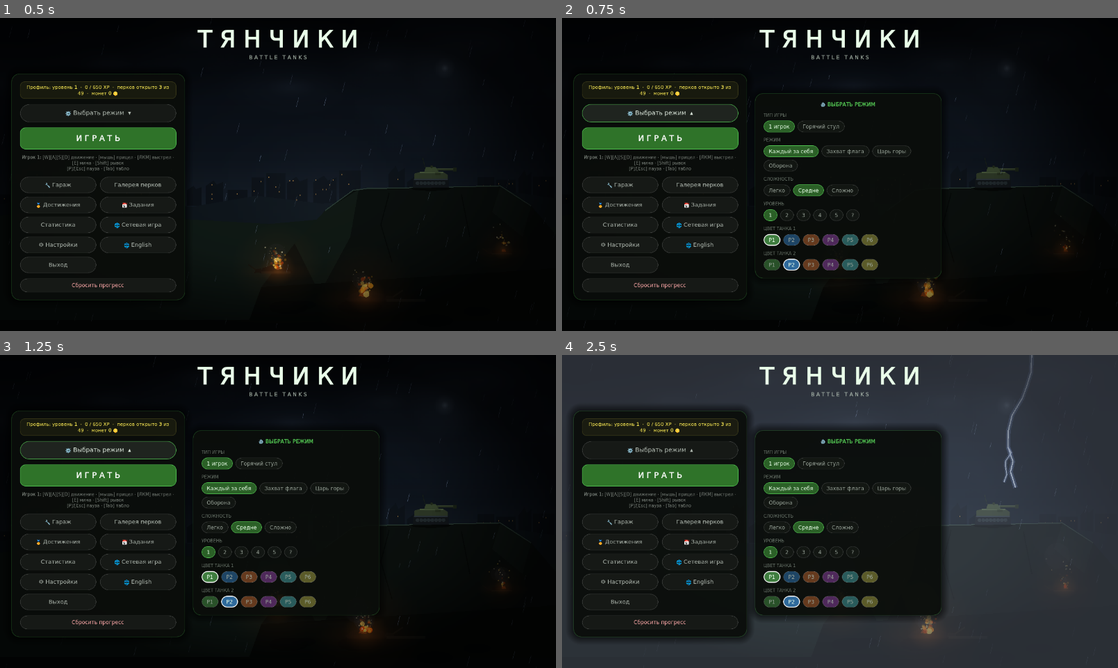
Above: before the commit, frames 1-4 (two rows, left to right).
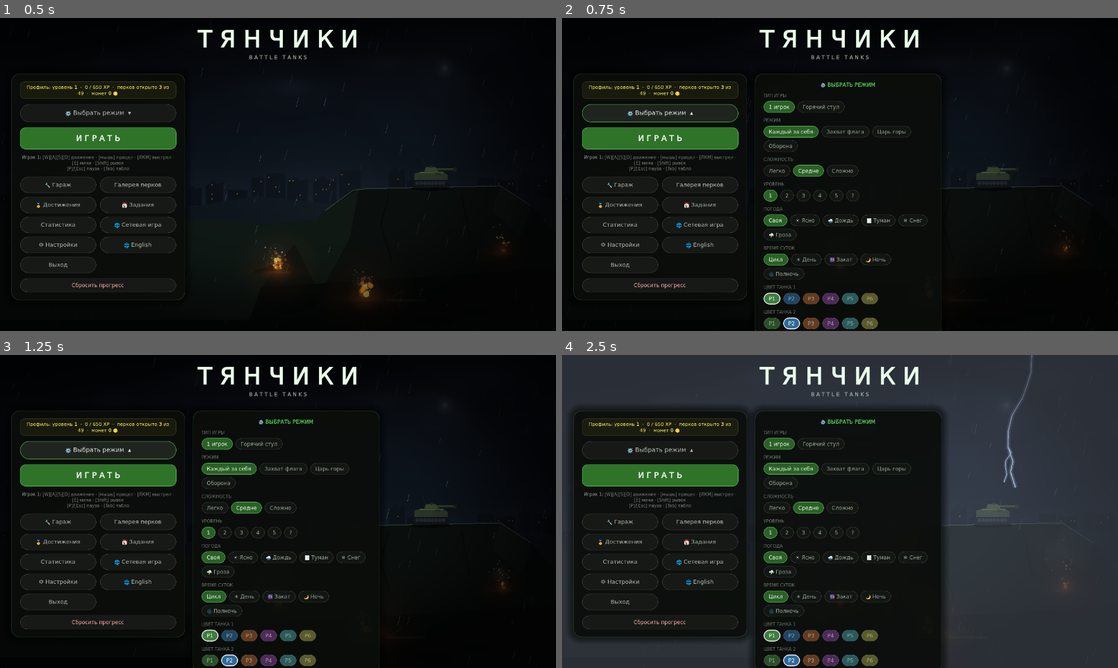
Above: after the commit, the same moments.

Repository: DenselUnreal5/Tanchiki-v2
Game: Godot game, scene res://scenes/main.tscn
Two runs of this game, one before a commit and one after it. Both use one fixed random seed, a clock stepped at 60 frames per second and the inputs below.
Inputs (mouse positions are in pixels of both pictures, inside the frame that each line leads up to):
- Up to frame 1 (0.5 s): no input
- Up to frame 2 (0.75 s): click "⚙️ Выбрать режим ▾" at 0.5 s
- Up to frame 3 (1.25 s): no input
- Up to frame 4 (2.5 s): click "1" at 1.25 s; click (773, 558) at 2 s, where only the run after the commit has a clickable "Своя"

Frame 1 is identical in both runs. In frame 2, 5.5% of the frame differs, in the area x 34-69%, y 17-100%; in frame 3, 5.5%; in frame 4, 12%, in the area x 34-69%, y 16-100%.

Commit message:
feat: snow, selectable weather and time, weather-driven bot vision
Погода была: цикл дня и ночи, четыре условия и молнии. Проблема была не
в наборе, а в том, что до ночи почти невозможно дожить — партия длится
две-четыре минуты, а цикл стартует днём и идёт десять. И ни одно условие
не влияло на правила: погода была картинкой поверх боя.

* Снег — пятое условие: хлопья с боковым сносом, выбеленная земля
  и скользкий грунт.
* Выбор погоды и времени суток в меню боя. Выбранное закрепляется:
  условие не меняется, цикл дня стоит — иначе выбранная ночь через две
  минуты превращалась бы в рассвет.
* Густой туман плотнее: пятен четырнадцать вместо девяти.

Связь с правилами — два числа на условие. Зрение ботов: ясно 473 px,
дождь 402, гроза 284, снег 355, туман 199. Время суток умножается
сверху: в полночь 307 px. Сцепление уходит в тот же множитель хода,
что и покрытие: по снегу 0.80, по дождю 0.94. Активные «Шипы» это
отменяют.

Три ошибки вскрылись по ходу:

* «Полночь» была светлее «ночи» — фаза 0.88 уже ползёт к рассвету,
  самая тёмная точка цикла ровно 0.75.
* Метки времени не совпадали с кривой света: самая тёмная точка
  называлась «вечер», и снимок с выбранной ночью подписывался «закат».
* Снежный покров полноэкранным слоем уводил сцену в бурый —
  цветокоррекция подхватывала осветление и грела его. Подкрашивается
  сама земля, а не кадр, и лишних вызовов рисования не появляется.

Новый тест tests/weather_check.tscn ставит каждое условие принудительно
и сверяет зрение ботов и сцепление. Дымовой тест: проблем 0.

Co-Authored-By: Claude Opus 5 <noreply@anthropic.com>

Diff:
--- a/godot/scripts/bot.gd
+++ b/godot/scripts/bot.gd
@@ -731,7 +731,8 @@
 		return false
 	var dx: float = t.x - tank.x
 	var dy: float = t.y - tank.y
-	return dx * dx + dy * dy <= Cfg.BOT_SIGHT * Cfg.BOT_SIGHT
+	var sight := sight_range(world)
+	return dx * dx + dy * dy <= sight * sight
 
 ## Оценка угроз: приоритет тем, кто ближе, слабее по HP и несёт наш флаг.
 ##
@@ -742,8 +743,17 @@
 ## На выбор это не влияет — оценка и так падает с расстоянием.
 const THREAT_CANDIDATES := 6
 
+## Дальность зрения бота с учётом погоды. Ночью и в тумане бот видит
+## меньше — ровно настолько же, насколько меньше видит игрок. Без этого
+## погода была бы только картинкой поверх боя.
+static func sight_range(world) -> float:
+	if world == null or world.weather == null:
+		return Cfg.BOT_SIGHT
+	return Cfg.BOT_SIGHT * world.weather.vision_scale
+
 static func find_best_threat(tank: Tank, world):
-	var sight2 := Cfg.BOT_SIGHT * Cfg.BOT_SIGHT
+	var sight := sight_range(world)
+	var sight2 := sight * sight
 	# Ближайшие кандидаты: простая вставка в короткий массив.
 	var near: Array = []
 	for other in world.tanks:
@@ -775,7 +785,7 @@
 		if not world.map.has_line_of_sight(tank.x, tank.y, other.x, other.y):
 			continue
 		var d := sqrt(float(entry[0]))
-		var score := (Cfg.BOT_SIGHT - d) / Cfg.BOT_SIGHT      # ближе — важнее
+		var score := (sight - d) / sight                      # ближе — важнее
 		score += (1.0 - other.hp / other.max_hp) * 0.6        # добить раненого
 		if other.carrying_flag and other.team != tank.team:
 			score += 1.5                                      # остановить флагоносца
--- a/godot/scripts/config.gd
+++ b/godot/scripts/config.gd
@@ -52,6 +52,9 @@
 static var road_line := Color("#c8c07a")
 static var road_crack := Color("#232427")
 static var road_edge := Color("#5c5d63")
+## Цвет, к которому уходит земля в снегопад. Холодный и неяркий: белый
+## в лоб выбивает всю сцену в пересвет.
+static var snow_ground := Color("#9aa4b0")
 static var bridge := Color("#6a5c46")
 static var bridge_dark := Color("#4a3f2f")
 static var bridge_rail := Color("#a8977a")
--- a/godot/scripts/game.gd
+++ b/godot/scripts/game.gd
@@ -232,6 +232,8 @@
 		s["mode"] = String(net_opts.get("mode", s["mode"]))
 		s["difficulty"] = String(net_opts.get("difficulty", s["difficulty"]))
 		s["level"] = int(net_opts.get("level", s["level"]))
+		s["weather"] = String(net_opts.get("weather", "auto"))
+		s["daytime"] = String(net_opts.get("daytime", "auto"))
 
 	# players — только местные игроки: по ним делится экран. Сетевые
 	# соперники живут в remote_players и в мир попадают наравне, но своего
@@ -276,6 +278,8 @@
 		"players": players + remote_players,
 		"player_level": Prof.global_level,
 		"puppet": is_client,
+		"weather": String(s.get("weather", "auto")),
+		"daytime": String(s.get("daytime", "auto")),
 	})
 	if is_client:
 		# Состав приходит от хоста: свои танки клиент не порождает.
@@ -287,6 +291,8 @@
 		Net.host_start_match({
 			"mode": String(s["mode"]), "difficulty": String(s["difficulty"]),
 			"level": int(s["level"]),
+			"weather": String(s.get("weather", "auto")),
+			"daytime": String(s.get("daytime", "auto")),
 		}, int(level["seed"]), world.roster())
 	_bind_world_events(world)
 
--- a/godot/scripts/i18n.gd
+++ b/godot/scripts/i18n.gd
@@ -95,6 +95,20 @@
 	"perk.title": "LEVEL UP",
 	"perk.level": "level",
 	"perk.active.badge": "ACTIVE - [{key}]",
+	"time.midnight": "midnight",
+	"menu.weather": "Weather",
+	"menu.daytime": "Time of day",
+	"wx.auto": "Auto",
+	"wx.clear": "Clear",
+	"wx.rain": "Rain",
+	"wx.fog": "Fog",
+	"wx.snow": "Snow",
+	"wx.storm": "Storm",
+	"tod.auto": "Cycle",
+	"tod.day": "Day",
+	"tod.dusk": "Dusk",
+	"tod.night": "Night",
+	"tod.midnight": "Midnight",
 	"cos.camo": "Camo",
 	"hud.ability.active": "{icon} {name} - running",
 	"hud.ability.ready": "{icon} {name} - [{key}] ready",
--- a/godot/scripts/tank.gd
+++ b/godot/scripts/tank.gd
@@ -400,6 +400,12 @@
 		surface_speed = lerpf(surface_speed, 1.0, clampf(float(mods["softGrip"]), 0.0, 1.0))
 	elif surface_speed > 1.0:
 		surface_speed *= float(mods["roadSpeedMult"])
+
+	# Погода поверх покрытия: по снегу танк разгоняется и держит дорогу
+	# заметно хуже, по мокрому асфальту — чуть хуже. «Шипы» это отменяют,
+	# на то они и шипы.
+	if world.weather != null and not ability_active("grip"):
+		surface_speed *= world.weather.traction
 
 	var spd := sqrt(vx * vx + vy * vy)
 	if spd < 0.45:
--- a/godot/scripts/ui/ui_root.gd
+++ b/godot/scripts/ui/ui_root.gd
@@ -24,6 +24,8 @@
 var settings := {
 	"game_type": "single", "mode": "ffa", "difficulty": "medium",
 	"level": 1, "color1": "p1", "color2": "p2",
+	# "auto" — погода и время суток идут своим чередом, как раньше.
+	"weather": "auto", "daytime": "auto",
 }
 
 var menu_scene: MenuScene
@@ -365,6 +367,21 @@
 	]))
 	_menu_settings.add_child(_make_group(I18n.t("menu.level", {}, "Уровень"), "level", [
 		[1, "1"], [2, "2"], [3, "3"], [4, "4"], [5, "5"], [-1, "?"],
+	]))
+	_menu_settings.add_child(_make_group(I18n.t("menu.weather", {}, "Погода"), "weather", [
+		["auto", I18n.t("wx.auto", {}, "Своя")],
+		["clear", I18n.t("wx.clear", {}, "☀ Ясно")],
+		["rain", I18n.t("wx.rain", {}, "🌧 Дождь")],
+		["fog", I18n.t("wx.fog", {}, "🌫 Туман")],
+		["snow", I18n.t("wx.snow", {}, "❄ Снег")],
+		["storm", I18n.t("wx.storm", {}, "⛈ Гроза")],
+	]))
+	_menu_settings.add_child(_make_group(I18n.t("menu.daytime", {}, "Время суток"), "daytime", [
+		["auto", I18n.t("tod.auto", {}, "Цикл")],
+		["day", I18n.t("tod.day", {}, "☀ День")],
+		["dusk", I18n.t("tod.dusk", {}, "🌆 Закат")],
+		["night", I18n.t("tod.night", {}, "🌙 Ночь")],
+		["midnight", I18n.t("tod.midnight", {}, "🌑 Полночь")],
 	]))
 	_menu_settings.add_child(_make_color_group(I18n.t("menu.color1", {}, "Цвет танка 1"), "color1"))
 	_menu_settings.add_child(_make_color_group(I18n.t("menu.color2", {}, "Цвет танка 2"), "color2"))
--- a/godot/scripts/weather.gd
+++ b/godot/scripts/weather.gd
@@ -16,18 +16,30 @@
 ## Доля цикла, соответствующая определённому времени суток.
 const DAY_PHASES := {"dawn": 0.0, "day": 0.25, "dusk": 0.5, "night": 0.75}
 ## Уровень освещения в момент каждой фазы (0 — темно, 1 — ярко).
-const DAY_LIGHT := {"dawn": 0.35, "day": 1.0, "dusk": 0.4, "night": 0.18}
+const DAY_LIGHT := {"dawn": 0.35, "day": 1.0, "dusk": 0.4, "night": 0.14}
 
 ## Минимальная и максимальная длительность погодного условия, тиков.
 const WEATHER_MIN := 20 * 60
 const WEATHER_MAX := 50 * 60
 
-## rain/fog — целевая интенсивность (0..1), lightning — шанс вспышки за тик.
+## rain/fog/snow — целевая интенсивность (0..1), lightning — шанс вспышки
+## за тик. Ещё два поля — то, ради чего погода вообще влияет на игру:
+##   vision   — множитель дальности зрения ботов;
+##   traction — множитель сцепления с грунтом (снег скользит).
 const TYPES := {
-	"clear": {"id": "clear", "rain": 0.0, "fog": 0.0, "lightning": 0.0, "weight": 3},
-	"rain": {"id": "rain", "rain": 1.0, "fog": 0.15, "lightning": 0.0, "weight": 2},
-	"fog": {"id": "fog", "rain": 0.0, "fog": 0.9, "lightning": 0.0, "weight": 2},
-	"storm": {"id": "storm", "rain": 1.0, "fog": 0.4, "lightning": 0.02, "weight": 1},
+	"clear": {"id": "clear", "rain": 0.0, "fog": 0.0, "snow": 0.0,
+		"lightning": 0.0, "vision": 1.0, "traction": 1.0, "weight": 3},
+	"rain": {"id": "rain", "rain": 1.0, "fog": 0.15, "snow": 0.0,
+		"lightning": 0.0, "vision": 0.85, "traction": 0.94, "weight": 2},
+	# Густой туман: видно на треть дальности, зато и вас не видят.
+	"fog": {"id": "fog", "rain": 0.0, "fog": 1.0, "snow": 0.0,
+		"lightning": 0.0, "vision": 0.42, "traction": 1.0, "weight": 2},
+	"storm": {"id": "storm", "rain": 1.0, "fog": 0.45, "snow": 0.0,
+		"lightning": 0.02, "vision": 0.60, "traction": 0.92, "weight": 1},
+	# Снег: заносит обзор и, главное, скользит — по нему танк разгоняется
+	# и тормозит заметно хуже.
+	"snow": {"id": "snow", "rain": 0.0, "fog": 0.30, "snow": 1.0,
+		"lightning": 0.0, "vision": 0.75, "traction": 0.80, "weight": 2},
 }
 
 ## Скорость плавного перехода к целевой интенсивности за тик.
@@ -38,13 +50,31 @@
 var condition := "clear"
 var rain := 0.0
 var fog := 0.0
+var snow := 0.0
 var timer := 0
 var flash := 0.0
+## Погода закреплена игроком: смена условий не идёт.
+var locked := false
+## Время суток закреплено: цикл дня стоит. Иначе выбранная «ночь» через
+## две минуты превращалась бы в рассвет, а игрок просил именно ночь.
+var time_locked := false
 
-func _init(seed_value: int) -> void:
+## @param opts condition — закрепить условие, phase — закрепить время суток
+func _init(seed_value: int, opts: Dictionary = {}) -> void:
 	rng = Rng.new((seed_value ^ 0x9e3779b9) & 0xFFFFFFFF)
 	cycle_ticks = int(round(DAY_START_PHASE * DAY_CYCLE))
 	timer = _duration()
+
+	var forced := String(opts.get("condition", ""))
+	if TYPES.has(forced):
+		locked = true
+		condition = forced
+		rain = float(TYPES[forced]["rain"])
+		fog = float(TYPES[forced]["fog"])
+		snow = float(TYPES[forced]["snow"])
+	if opts.has("phase"):
+		time_locked = true
+		cycle_ticks = int(round(clampf(float(opts["phase"]), 0.0, 0.999) * DAY_CYCLE))
 
 ## Текущая фаза дня в долях цикла 0..1.
 var phase: float:
@@ -64,32 +94,41 @@
 		return DAY_LIGHT["night"]
 
 ## Короткое название времени суток для HUD.
+##
+## Границы подогнаны под кривую освещения: самая тёмная точка цикла — 0.75,
+## и раньше она называлась «вечер», а «ночью» звался уже подъём к рассвету.
+## Снимок с выбранной ночью подписывался «закат» — это и вскрылось.
 var time_name: String:
 	get:
-		var p := phase
-		if p < 0.125 or p >= 0.875:
-			return "ночь"
-		if p < 0.25:
-			return "рассвет"
-		if p < 0.5:
-			return "день"
-		if p < 0.75:
-			return "закат"
-		return "вечер"
+		match time_key:
+			"dawn":
+				return "рассвет"
+			"day":
+				return "день"
+			"dusk":
+				return "закат"
+			"midnight":
+				return "полночь"
+			_:
+				return "ночь"
 
 ## Ключ времени суток для перевода.
 var time_key: String:
 	get:
 		var p := phase
-		if p < 0.125 or p >= 0.875:
+		if p < 0.125:
 			return "night"
 		if p < 0.25:
 			return "dawn"
 		if p < 0.5:
 			return "day"
-		if p < 0.75:
+		if p < 0.68:
 			return "dusk"
-		return "evening"
+		if p < 0.73:
+			return "night"
+		if p < 0.80:
+			return "midnight"
+		return "night"
 
 func _duration() -> int:
 	return int(round(WEATHER_MIN + rng.nextf() * float(WEATHER_MAX - WEATHER_MIN)))
@@ -111,19 +150,36 @@
 			return
 	condition = others[others.size() - 1]
 
+## Множитель дальности зрения ботов. Ночь и туман перемножаются: в туманную
+## ночь бот и правда почти слеп, и это честно — игрок в ней тоже почти слеп.
+var vision_scale: float:
+	get:
+		var by_type: float = float(TYPES[condition].get("vision", 1.0))
+		# Свет 1.0 днём и 0.18 ночью превращается в множитель 1.0 .. 0.55.
+		var by_light: float = lerpf(0.55, 1.0, clampf(light, 0.0, 1.0))
+		return clampf(by_type * by_light, 0.25, 1.0)
+
+## Множитель сцепления с грунтом. Снег скользит, дождь — чуть-чуть.
+var traction: float:
+	get:
+		return float(TYPES[condition].get("traction", 1.0))
+
 ## Один тик погоды.
 func update() -> void:
-	cycle_ticks += 1
+	if not time_locked:
+		cycle_ticks += 1
 
-	timer -= 1
-	if timer <= 0:
-		_pick_next()
-		timer = _duration()
+	if not locked:
+		timer -= 1
+		if timer <= 0:
+			_pick_next()
+			timer = _duration()
 
 	# Плавно стремимся к целевой интенсивности условия.
 	var target: Dictionary = TYPES[condition]
 	rain = clampf(rain + (float(target["rain"]) - rain) * SMOOTH, 0.0, 1.0)
 	fog = clampf(fog + (float(target["fog"]) - fog) * SMOOTH, 0.0, 1.0)
+	snow = clampf(snow + (float(target["snow"]) - snow) * SMOOTH, 0.0, 1.0)
 
 	# Молнии только в грозу.
 	flash *= 0.85
@@ -137,4 +193,5 @@
 	condition = id
 	rain = float(TYPES[id]["rain"])
 	fog = float(TYPES[id]["fog"])
+	snow = float(TYPES[id]["snow"])
 	timer = ticks if ticks > 0 else _duration()
--- a/godot/scripts/world.gd
+++ b/godot/scripts/world.gd
@@ -106,7 +106,7 @@
 	rng = Rng.new(seed_mix)
 
 	# Погода и атмосфера — детерминированы по seed карты.
-	weather = WeatherSystem.new(int(level["seed"]))
+	weather = WeatherSystem.new(int(level["seed"]), _weather_opts(opts))
 	particles = Ent.ParticleSystem.new()
 
 	# У клиента сетевой партии мир — марионетка: карта та же (собрана по тому
@@ -182,6 +182,30 @@
 		if w.alive:
 			live_wrecks.append(w)
 	wrecks = live_wrecks
+
+## Выбор игрока из меню превращается в закреплённые условия. «Своя» и
+## «Цикл» ничего не закрепляют — погода идёт сама, как раньше.
+static func _weather_opts(opts: Dictionary) -> Dictionary:
+	var out := {}
+	var wx := String(opts.get("weather", "auto"))
+	if wx != "auto" and wx != "":
+		out["condition"] = wx
+	# Фаза цикла: 0 — рассвет, 0.25 — день, 0.5 — закат, 0.75 — ночь.
+	# Полночь берётся серединой ночной половины, там темнее всего.
+	var tod := String(opts.get("daytime", "auto"))
+	match tod:
+		"day":
+			out["phase"] = 0.30
+		"dusk":
+			out["phase"] = 0.52
+		"night":
+			out["phase"] = 0.70
+		"midnight":
+			# Ровно ключевая точка «ночь» — самая тёмная в цикле. Замер
+			# поймал обратное: фаза 0.88 уже ползёт к рассвету, и «полночь»
+			# получалась светлее «ночи».
+			out["phase"] = 0.75
+	return out
 
 # ------------------------------------------------------------------ команды
 ## Враждебность определяется только несовпадением команд.
--- a/godot/scripts/world_view.gd
+++ b/godot/scripts/world_view.gd
@@ -119,12 +119,15 @@
 
 	# --- туман: плавающие полупрозрачные пятна.
 	if w.fog * k > 0.02:
-		var count := int(round(w.fog * k * 9.0))
+		# Пятен тем больше, чем гуще туман: при полной густоте их четырнадцать,
+		# и сквозь них дальний край экрана уже не читается — ровно так же,
+		# как перестают видеть боты.
+		var count := int(round(w.fog * k * 14.0))
 		for i in count:
 			var cx := Rng.hash01(i, 7) * size.x + sin(world.tick * 0.003 + i * 2.1) * 40.0
 			var cy := Rng.hash01(i, 13) * size.y + cos(world.tick * 0.002 + i * 1.7) * 30.0
 			var r := 90.0 + Rng.hash01(i, 29) * 130.0
-			var fog_a := (0.02 + w.fog * 0.05) * k
+			var fog_a := (0.02 + w.fog * 0.075) * k
 			draw_circle(Vector2(cx, cy), r, Color(0.86, 0.89, 0.94, fog_a))
 			draw_circle(Vector2(cx, cy), r * 0.6, Color(0.86, 0.89, 0.94, fog_a))
 
@@ -139,6 +142,20 @@
 			var length := 8.0 + Rng.hash01(i, 47) * 10.0
 			draw_line(Vector2(x, y), Vector2(x - length * 0.4, y + length), col, 1.0)
 
+	# --- снег: хлопья падают медленно и сносятся вбок.
+	if w.snow * k > 0.03:
+		# Белёсая пелена: снег не только сыплется, он ещё и лежит.
+		draw_rect(Rect2(Vector2.ZERO, size),
+			Color(0.88, 0.92, 0.97, w.snow * k * 0.10))
+		var flakes := int(round(w.snow * k * 110.0))
+		for i in flakes:
+			var speed := 1.2 + Rng.hash01(i, 53) * 1.6
+			var sx := Rng.hash01(i, 59) * size.x 				+ sin(world.tick * 0.008 + float(i)) * 26.0
+			var sy := Rng.fract(Rng.hash01(i, 61) + world.tick * 0.0022 * speed) 				* (size.y + 30.0) - 15.0
+			var r := 1.2 + Rng.hash01(i, 67) * 1.8
+			draw_circle(Vector2(sx, sy), r,
+				Color(1.0, 1.0, 1.0, (0.35 + w.snow * 0.4) * k))
+
 	# --- вспышка молнии.
 	if w.flash * k > 0.02:
 		draw_rect(Rect2(Vector2.ZERO, size), Color(0.86, 0.92, 1.0, w.flash * k * 0.35))
@@ -152,10 +169,21 @@
 	var r1 := mini(map.rows - 1, int(ceil(_view.end.y / Cfg.TILE)))
 
 	# Земля с лёгкой шахматкой, чтобы читалась сетка и масштаб.
+	#
+	# В снегопад она выбеливается. Первая попытка накрывала весь экран одним
+	# полупрозрачным слоем — и вся сцена уходила в бурый: цветокоррекция
+	# подхватывала осветление и грела его. Подкрашивать надо саму землю,
+	# а не кадр: цвета считаются один раз на кадр, лишних вызовов рисования
+	# не появляется вовсе.
+	var snow_k := 0.0
+	if world.weather != null:
+		snow_k = clampf(world.weather.snow * Sets.weather_scale(), 0.0, 1.0) * 0.55
+	var g0: Color = Cfg.ground.lerp(Cfg.snow_ground, snow_k)
+	var g1: Color = Cfg.ground_alt.lerp(Cfg.snow_ground, snow_k)
 	for r in range(r0, r1 + 1):
 		for c in range(c0, c1 + 1):
 			_rect(c * Cfg.TILE, r * Cfg.TILE, Cfg.TILE, Cfg.TILE,
-				Cfg.ground if (r + c) % 2 == 0 else Cfg.ground_alt)
+				g0 if (r + c) % 2 == 0 else g1)
 
 	var water_phase := float(world.tick % 120) / 120.0
 
@@ -382,6 +410,12 @@
 			draw_arc(Vector2.ZERO, 17.0, 0, TAU, 20,
 				Color(col.r, col.g, col.b, pulse * 0.8), 2.0)
 
+## Насколько всё занесено снегом: 0 — чисто, 0.55 — полный снегопад.
+func _snow_k() -> float:
+	if world.weather == null:
+		return 0.0
+	return clampf(world.weather.snow * Sets.weather_scale(), 0.0, 1.0) * 0.55
+
 ## Асфальт и мост — одно покрытие для разметки: мост продолжает улицу,
 ## поэтому линии не должны обрываться перед въездом.
 func _is_paved(r: int, c: int) -> bool:
@@ -391,7 +425,11 @@
 ## Асфальт: латаное полотно с трещинами, бордюром по краю проезжей части
 ## и осевой разметкой вдоль улицы.
 func _draw_road_tile(x: float, y: float, r: int, c: int) -> void:
-	_rect(x, y, Cfg.TILE, Cfg.TILE, Cfg.road if (r * 7 + c * 11) % 3 == 0 else Cfg.road_alt)
+	# Асфальт в снег светлеет слабее газона: его чистят, да и лежит на нём
+	# меньше.
+	var k := _snow_k() * 0.6
+	_rect(x, y, Cfg.TILE, Cfg.TILE,
+		(Cfg.road if (r * 7 + c * 11) % 3 == 0 else Cfg.road_alt).lerp(Cfg.snow_ground, k))
 	# Заплатки и трещины — детерминированы по клетке, поэтому не мерцают.
 	for i in 3:
 		var px := x + float((r * 17 + c * 5 + i * 9) % 25) + 3.0
@@ -467,7 +505,9 @@
 
 ## Газон парка: трава с кустиками, по ней танк идёт чуть медленнее.
 func _draw_grass_tile(x: float, y: float, r: int, c: int) -> void:
-	_rect(x, y, Cfg.TILE, Cfg.TILE, Cfg.grass if (r + c) % 2 == 0 else Cfg.grass_alt)
+	var k := _snow_k()
+	var base: Color = (Cfg.grass if (r + c) % 2 == 0 else Cfg.grass_alt) 		.lerp(Cfg.snow_ground, k)
+	_rect(x, y, Cfg.TILE, Cfg.TILE, base)
 	for i in 5:
 		var px := x + float((r * 11 + c * 19 + i * 7) % 27) + 2.0
 		var py := y + float((r * 19 + c * 11 + i * 5) % 25) + 3.0
--- a/godot/tests/shot.gd
+++ b/godot/tests/shot.gd
@@ -68,6 +68,11 @@
 	# Активные способности: индикатор в HUD и карточка выбора перка.
 	await _ability_shot()
 
+	# Новые погодные условия: их не поймать в обычной партии — цикл дня
+	# длится десять минут, а условие меняется раз в полминуты.
+	for wx in [["night", "clear"], ["day", "fog"], ["day", "snow"]]:
+		await _weather_shot(String(wx[0]), String(wx[1]))
+
 	# Река и мосты: камеру ставим на переправу, иначе её можно не увидеть.
 	await _bridge_shot()
 
@@ -98,6 +103,26 @@
 	await _frames(60)
 	print("    кадр: %.2f мс (эффекты %d)"
 		% [float(Time.get_ticks_usec() - t0) / 1000.0 / 60.0, Sets.fx_quality])
+	game.to_menu()
+	await _frames(5)
+
+## Снимок партии с закреплённой погодой и временем суток.
+func _weather_shot(daytime: String, weather: String) -> void:
+	game.ui.settings["mode"] = "ffa"
+	game.ui.settings["game_type"] = "single"
+	game.ui.settings["level"] = 1
+	game.ui.settings["daytime"] = daytime
+	game.ui.settings["weather"] = weather
+	game.start_match()
+	var guard := 0
+	while game.state == "perk" and guard < 20:
+		guard += 1
+		game._on_perk_chosen(game.perk_player, "")
+	# Интенсивность условия набирается плавно — даём ей дойти до предела.
+	await _frames(150)
+	await _save("weather_%s_%s" % [daytime, weather])
+	game.ui.settings["daytime"] = "auto"
+	game.ui.settings["weather"] = "auto"
 	game.to_menu()
 	await _frames(5)
 
--- /dev/null
+++ b/godot/tests/weather_check.gd
@@ -0,0 +1,90 @@
+# ============================================================================
+# weather_check.gd — проверка, что погода влияет на игру, а не только на вид.
+#
+# Погоду легко нарисовать и забыть подключить: снег сыплется, а танк едет
+# как по асфальту. Здесь каждое условие ставится принудительно, и сверяются
+# те два числа, ради которых погода вообще существует в правилах —
+# дальность зрения ботов и сцепление с грунтом.
+# ============================================================================
+extends Node
+
+var game: Node
+var failures := 0
+
+func _ready() -> void:
+	game = load("res://scenes/main.tscn").instantiate()
+	add_child(game)
+	await get_tree().process_frame
+	await get_tree().process_frame
+
+	# ---- условия ---------------------------------------------------------
+	print("условие      зрение ботов   сцепление")
+	var base_sight := 0.0
+	for id in ["clear", "rain", "fog", "snow", "storm"]:
+		_start(id, "day")
+		var w = game.world.weather
+		var sight: float = BotBrain.sight_range(game.world)
+		if id == "clear":
+			base_sight = sight
+		print("  %-10s %6.0f px      %.2f" % [id, sight, w.traction])
+		_check(w.condition == id, "условие «%s» закреплено" % id)
+
+	_start("fog", "day")
+	_check(BotBrain.sight_range(game.world) < base_sight * 0.6,
+		"в тумане боты видят меньше половины обычного")
+	_start("snow", "day")
+	_check(game.world.weather.traction < 0.85, "по снегу сцепление хуже")
+
+	# ---- время суток -----------------------------------------------------
+	print("время        свет   зрение ботов")
+	for tod in ["day", "dusk", "night", "midnight"]:
+		_start("clear", tod)
+		var w = game.world.weather
+		print("  %-10s %.2f   %6.0f px" % [tod, w.light, BotBrain.sight_range(game.world)])
+
+	_start("clear", "day")
+	var day_sight := BotBrain.sight_range(game.world)
+	_start("clear", "midnight")
+	var night_sight := BotBrain.sight_range(game.world)
+	_check(night_sight < day_sight, "ночью боты видят меньше, чем днём (%.0f -> %.0f)"
+		% [day_sight, night_sight])
+
+	# Время должно стоять: выбранная ночь не превращается в рассвет.
+	var w2 = game.world.weather
+	var light_before: float = w2.light
+	for i in 600:
+		w2.update()
+	_check(absf(w2.light - light_before) < 0.001, "выбранное время суток не уплывает")
+
+	# ---- сцепление доходит до танка --------------------------------------
+	_start("clear", "day")
+	var tank: Tank = game.players[0].tank
+	tank._update_surface(game.world)
+	var dry := tank.surface_speed
+	_start("snow", "day")
+	tank = game.players[0].tank
+	tank._update_surface(game.world)
+	var slippery := tank.surface_speed
+	_check(slippery < dry, "снег доходит до хода танка: %.2f -> %.2f" % [dry, slippery])
+
+	print("=== ПРОВЕРКА ПОГОДЫ ЗАВЕРШЕНА, проблем: %d ===" % failures)
+	get_tree().quit(1 if failures > 0 else 0)
+
+func _start(weather: String, daytime: String) -> void:
+	game.ui.settings["mode"] = "ffa"
+	game.ui.settings["game_type"] = "single"
+	game.ui.settings["level"] = 1
+	game.ui.settings["weather"] = weather
+	game.ui.settings["daytime"] = daytime
+	game.start_match()
+	var guard := 0
+	while game.state == "perk" and guard < 20:
+		guard += 1
+		game._on_perk_chosen(game.perk_player, "")
+
+func _check(ok: bool, what: String) -> void:
+	if ok:
+		print("  ок: ", what)
+	else:
+		failures += 1
+		print("  ОШИБКА: ", what)
--- /dev/null
+++ b/godot/tests/weather_check.tscn
@@ -0,0 +1,6 @@
+[gd_scene load_steps=2 format=3]
+
+[ext_resource type="Script" path="res://tests/weather_check.gd" id="1"]
+
+[node name="WeatherCheck" type="Node"]
+script = ExtResource("1")
Not shown, added: godot/tests/weather_check.gd.uid
Not shown, changed: godot/README.md
